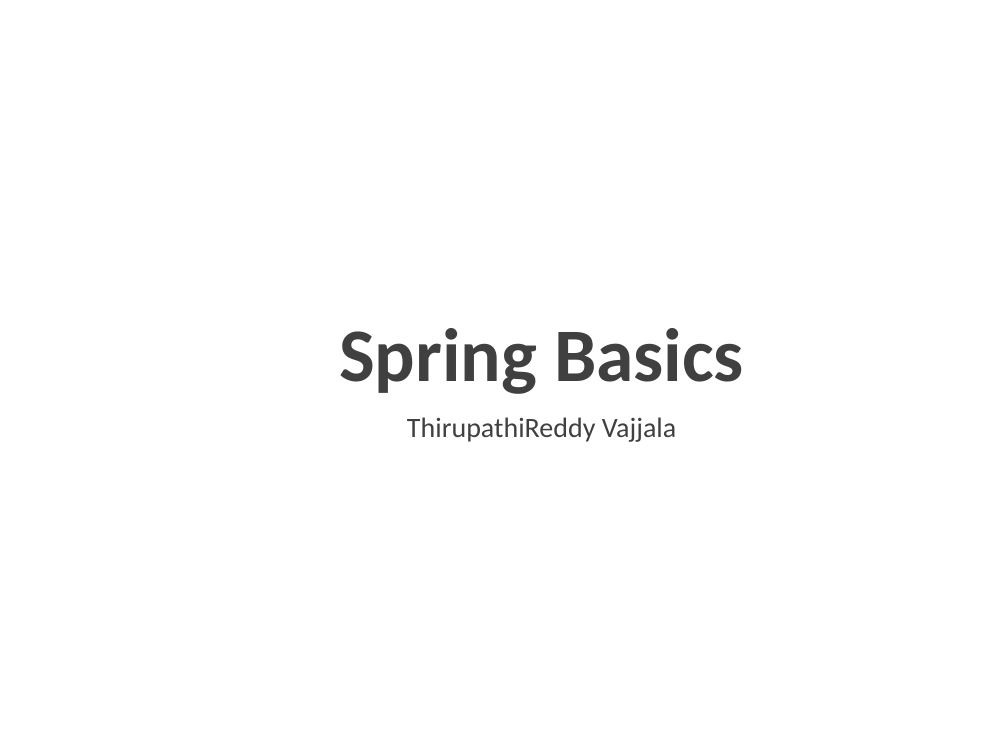
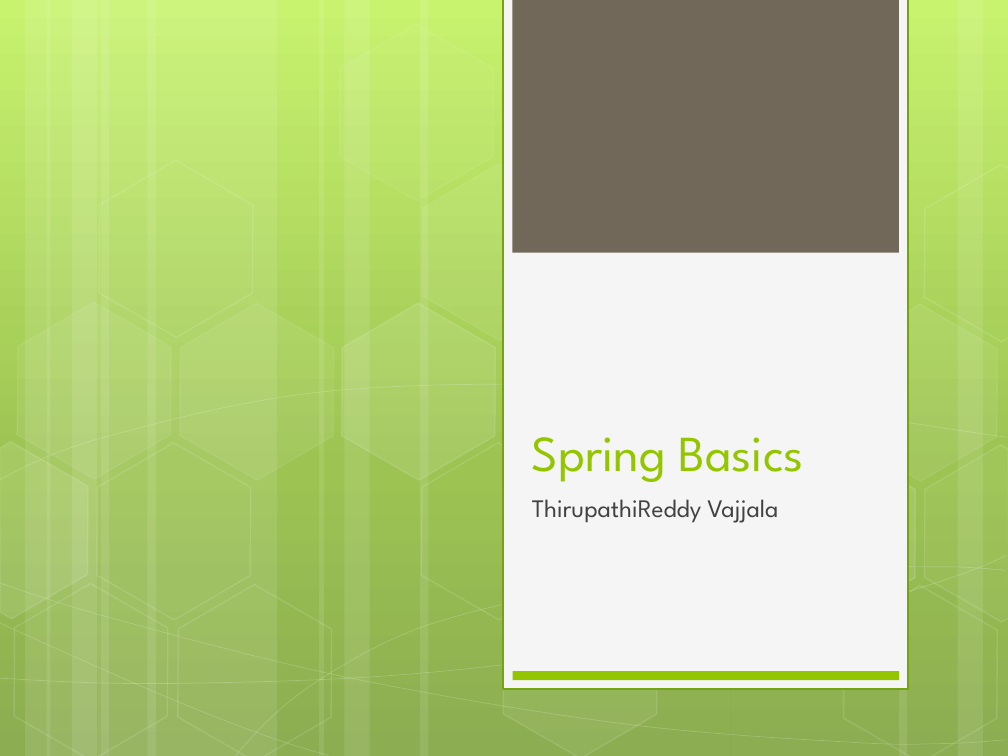
Before and after one commit to trvajjala/interview-preparation, a slide deck: slide 1 of documents/SpringCoreConcepts.pptx. Drawn at 1008x756 pixels with LibreOffice and Linux fonts; fonts in the diff are those of the drawing; background and template pictures are left out. Boxes give left, top, right and bottom in pixels: in the first picture for what was removed or moved away, otherwise in the second. Text is boxed around its words. In the diff, an @@ line names an element or a change of style, - is before the commit and + after.

```diff
--- a/documents/SpringCoreConcepts.pptx
+++ b/documents/SpringCoreConcepts.pptx
@@ background picture (left out) to gradient #C3F35F to #93BF3F to #81A53E @@
@@ rectangle added at (503, 0, 908, 689), fill #F5F5F5, outline #74A510 1.25 pt @@
@@ rectangle added at (512, 0, 898, 253), fill #71685A @@
@@ group added at (0, 0, 1008, 756): 14 hexagons, 12 rectangles, 8 freeform shapes @@
@@ title "Spring Basics": place and size @@
-title "Spring Basics" at (339, 328, 744, 394)
+title "Spring Basics" at (532, 437, 803, 482)
@@ title "Spring Basics" at (532, 437, 803, 482): size 54 to 36 pt, font Calibri to League Spartan, text colour #404040 to #94C600, bold off; alignment centre to left @@
@@ subtitle "ThirupathiReddy Vajjala": place and size @@
-subtitle "ThirupathiReddy Vajjala" at (407, 417, 676, 442)
+subtitle "ThirupathiReddy Vajjala" at (532, 499, 778, 523)
@@ subtitle "ThirupathiReddy Vajjala" at (532, 499, 778, 523): size 20 to 18 pt, font Calibri to League Spartan, text colour #404040 to #424242; alignment centre to left; more space between paragraphs @@
@@ rectangle added at (513, 671, 899, 680), fill #94C600 @@
```
Also in this commit, not shown: 12 other slides changed, 5 slides added, 11 other files.
